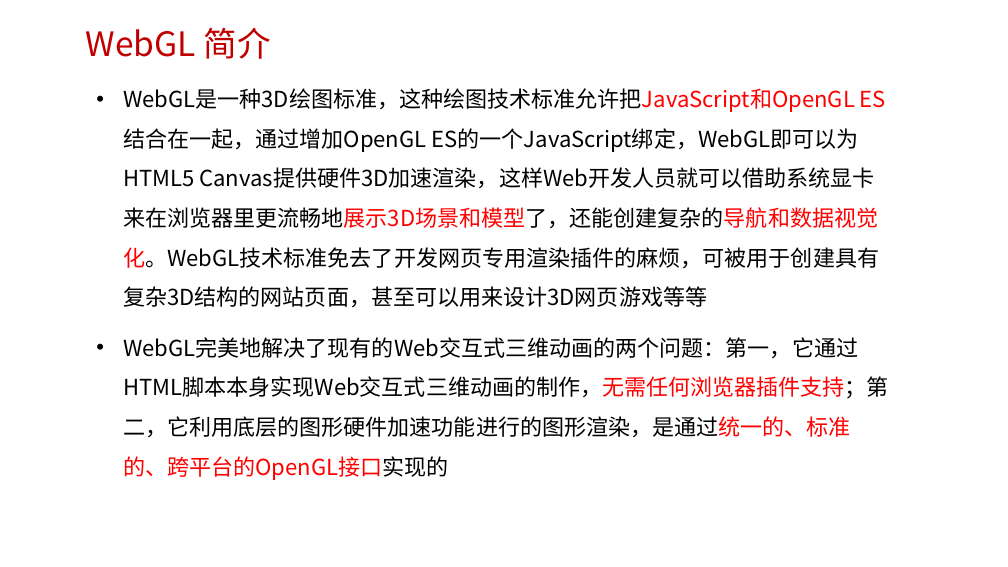
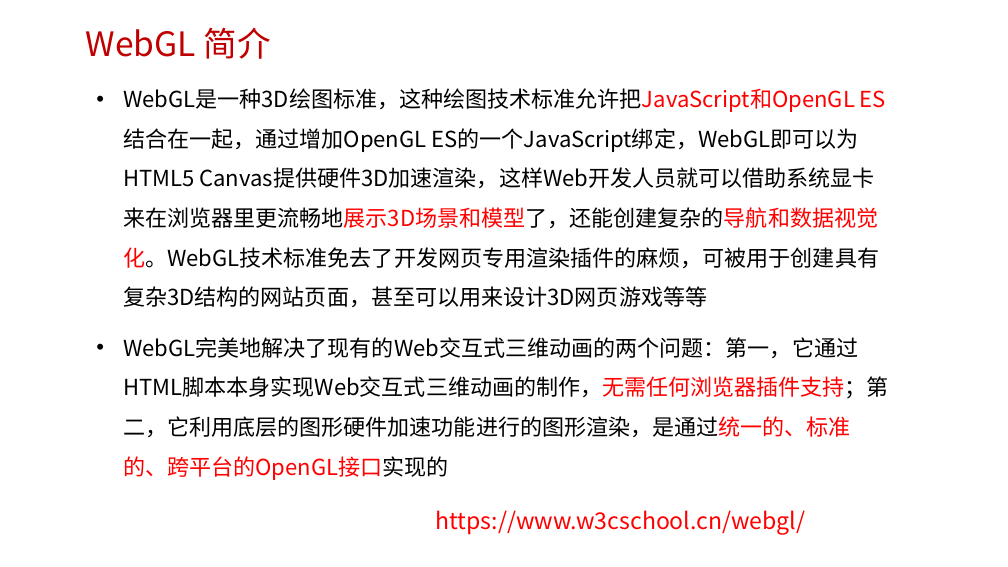
Before and after one commit to edu2act/course-H5-Animation-and-Game-Development, a slide deck: slide 16 of materials/slides/ch01.pptx. Drawn at 1008x567 pixels with LibreOffice and Linux fonts; fonts in the diff are those of the drawing; background and template pictures are left out. Boxes give left, top, right and bottom in pixels: in the first picture for what was removed or moved away, otherwise in the second. Text is boxed around its words. In the diff, an @@ line names an element or a change of style, - is before the commit and + after.

```diff
--- a/materials/slides/ch01.pptx
+++ b/materials/slides/ch01.pptx
@@ text added at (x1=436, y1=510, x2=806, y2=535), 22 pt, text #FF0000 @@
+https://www.w3cschool.cn/webgl/
```
Also in this commit, not shown: 4 other slides changed, 1 other file.
